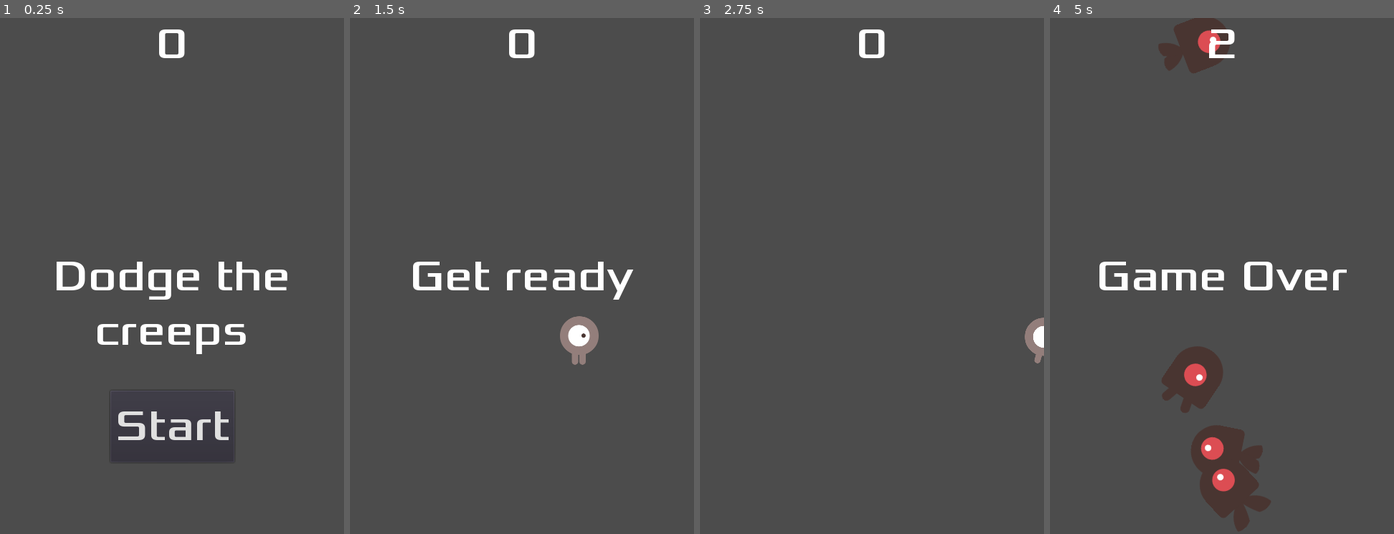
Above: before the commit, frames 1-4 (left to right).
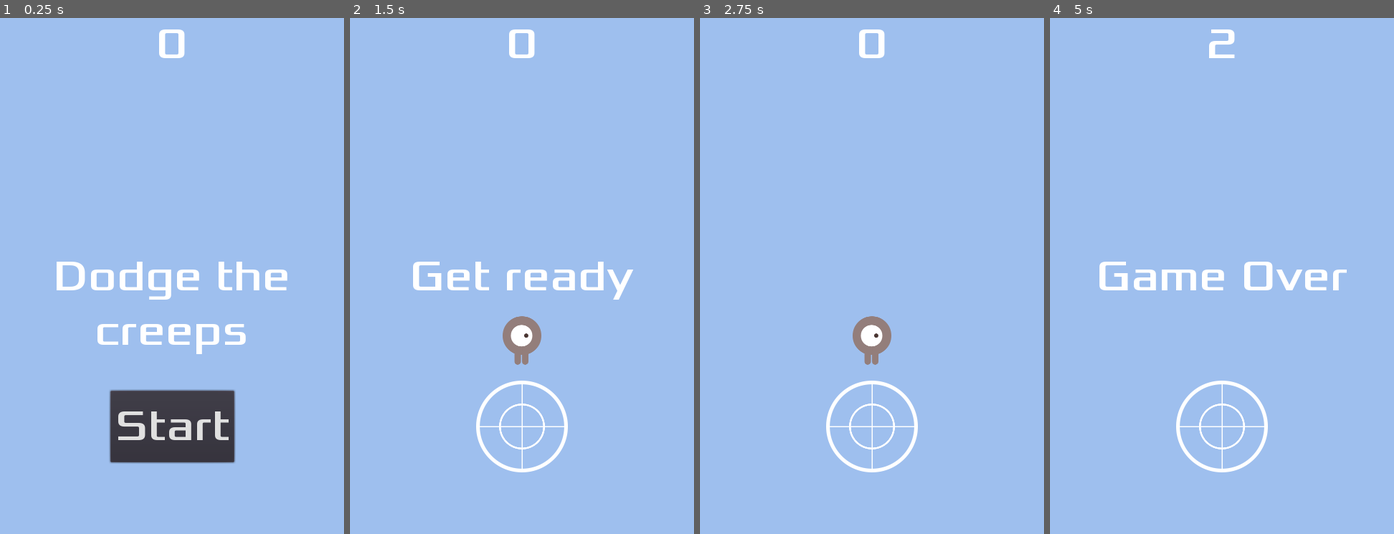
Above: after the commit, the same moments.

Repository: tkshnwesper/dodge
Game: Godot game, scene res://Main.tscn
The game is run twice, just before and just after one commit, with the same random seed, the same clock (stepped at 60 frames per second) and the same inputs.
Inputs (mouse positions are in pixels of both pictures, inside the frame that each line leads up to):
- Up to frame 1 (0.25 s): no input
- Up to frame 2 (1.5 s): click "Start" at 0.5 s; tap Enter at 1.25 s; move the mouse to (597, 250) at 1.27 s; hold Right (ui_right) from 1.28 s (still down); click (597, 250) at 1.42 s
- Up to frame 3 (2.75 s): release Right (ui_right) at 2 s; drag from (803, 301) to (854, 379) at 2.02 s
- Up to frame 4 (5 s): move the mouse to (1256, 162) at 2.77 s; hold Right (ui_right) 2.78-3.5 s; click (1256, 162) at 2.92 s; drag from (1204, 379) to (1118, 198) at 3.52 s; move the mouse to (1325, 353) at 4.27 s; hold Left (ui_left) from 4.28 s (still down); click (1325, 353) at 4.42 s

The runs differ from the first frame. In frame 1, 93% of the frame differs, in the area x 0-100%, y 0-100%; in frame 2, 99%; in frame 3, 100%; in frame 4, 99%.

Commit message:
add joystick support for touchscreens

Diff:
--- a/HUD.gd
+++ b/HUD.gd
@@ -2,8 +2,12 @@
 
 signal start_game
 
+export (bool) var is_joystick_enabled = true
+
 func _ready():
-	pass
+	is_joystick_enabled = OS.has_touchscreen_ui_hint()
+	print(is_joystick_enabled)
+	$Joystick.hide()
 
 func show_message(text):
 	$Message.text = text
@@ -19,6 +23,8 @@
 
 	yield(get_tree().create_timer(1), "timeout")
 	$StartButton.show()
+	if is_joystick_enabled:
+		$Joystick.hide()
 
 func update_score(score):
 	$ScoreLabel.text = str(score)
@@ -28,4 +34,6 @@
 
 func _on_StartButton_pressed():
 	$StartButton.hide()
+	if is_joystick_enabled:
+		$Joystick.show()
 	emit_signal("start_game")
--- a/HUD.tscn
+++ b/HUD.tscn
@@ -1,11 +1,18 @@
-[gd_scene load_steps=4 format=2]
+[gd_scene load_steps=7 format=2]
 
 [ext_resource path="res://Xolonium-Regular.ttf" type="DynamicFontData" id=1]
 [ext_resource path="res://HUD.gd" type="Script" id=2]
+[ext_resource path="res://Joystick/Joystick.tscn" type="PackedScene" id=4]
 
 [sub_resource type="DynamicFont" id=1]
 size = 60
 font_data = ExtResource( 1 )
+
+[sub_resource type="InputEventAction" id=2]
+action = "ui_select"
+
+[sub_resource type="ShortCut" id=3]
+shortcut = SubResource( 2 )
 
 [node name="HUD" type="CanvasLayer"]
 script = ExtResource( 2 )
@@ -44,6 +51,7 @@
 margin_right = 86.5
 margin_bottom = -100.0
 custom_fonts/font = SubResource( 1 )
+shortcut = SubResource( 3 )
 text = "Start"
 align = 0
 __meta__ = {
@@ -53,5 +61,13 @@
 [node name="MessageTimer" type="Timer" parent="."]
 wait_time = 2.0
 one_shot = true
+
+[node name="Joystick" parent="." instance=ExtResource( 4 )]
+anchor_left = 0.5
+anchor_right = 0.5
+margin_left = -150.0
+margin_right = 150.0
+rect_scale = Vector2( 0.5, 0.5 )
+visibility_mode = 1
 [connection signal="pressed" from="StartButton" to="." method="_on_StartButton_pressed"]
 [connection signal="timeout" from="MessageTimer" to="." method="_on_MessageTimer_timeout"]
--- /dev/null
+++ b/Joystick/Joystick.gd
@@ -0,0 +1,150 @@
+extends Control
+
+class_name Joystick
+
+# If the joystick is receiving inputs.
+var is_working := false
+
+# The joystick output.
+var output := Vector2.ZERO
+
+# FIXED: The joystick doesn't move.
+# DYNAMIC: Every time the joystick area is pressed, the joystick position is set on the touched position.
+# FOLLOWING: If the finger moves outside the joystick background, the joystick follows it.
+enum JoystickMode {FIXED, DYNAMIC, FOLLOWING}
+
+export(JoystickMode) var joystick_mode := JoystickMode.FIXED
+
+# REAL: return a vector with a lenght beetween 0 (deadzone) and 1; useful for implementing different velocity or acceleration.
+# NORMALIZED: return a normalized vector.
+enum VectorMode {REAL, NORMALIZED}
+
+export(VectorMode) var vector_mode := VectorMode.REAL
+
+# The color of the button when the joystick is in use.
+export(Color) var _pressed_color := Color.gray
+
+# The number of directions, e.g. a D-pad is joystick with 4 directions, keep 0 for a free joystick.
+export(int, 0, 12) var directions := 0
+
+# It changes the angle of simmetry of the directions.
+#export(int, -180, 180)
+export var simmetry_angle := 90
+
+#If the handle is inside this range, in proportion to the background size, the output is zero.
+export(float, 0, 0.5) var dead_zone := 0.2;
+
+#The max distance the handle can reach, in proportion to the background size.
+export(float, 0.5, 2) var clamp_zone := 1;
+
+#VISIBILITY_ALWAYS = Always visible.
+#VISIBILITY_TOUCHSCREEN_ONLY = Visible on touch screens only.
+enum VisibilityMode {ALWAYS , TOUCHSCREEN_ONLY }
+
+export(VisibilityMode) var visibility_mode := VisibilityMode.ALWAYS
+
+onready var _background := $Background
+onready var _handle := $Background/Handle
+onready var _original_color : Color = _handle.self_modulate
+onready var _original_position : Vector2 = _background.rect_position
+
+var _touch_index :int = -1
+
+func _ready() -> void:
+	if not OS.has_touchscreen_ui_hint() and visibility_mode == VisibilityMode.TOUCHSCREEN_ONLY:
+		hide()
+
+func _touch_started(event: InputEventScreenTouch) -> bool:
+	return event.pressed and _touch_index == -1
+
+func _touch_ended(event: InputEventScreenTouch) -> bool:
+	return not event.pressed and _touch_index == event.index
+
+func _input(event: InputEvent) -> void:
+	if not (event is InputEventScreenTouch or event is InputEventScreenDrag):
+		return
+
+	if event is InputEventScreenTouch:
+		if _touch_started(event) and _is_inside_control_rect(event.position, self):
+			if (joystick_mode == JoystickMode.DYNAMIC or joystick_mode == JoystickMode.FOLLOWING):
+				_center_control(_background, event.position)
+			if _is_inside_control_circle(event.position, _background):
+				_touch_index = event.index
+				_handle.self_modulate = _pressed_color
+		elif _touch_ended(event):
+			_reset()
+
+	elif event is InputEventScreenDrag and _touch_index == event.index:
+		var ray :float = _background.rect_size.x / 2
+		var dead_size := dead_zone * ray
+		var clamp_size := clamp_zone * ray
+
+		var center :Vector2 = _background.rect_global_position + (_background.rect_size / 2)
+		var vector :Vector2 = event.position - center
+
+		if vector.length() > dead_size:
+			if directions > 0:
+				vector = _directional_vector(vector, directions, deg2rad(simmetry_angle))
+
+			if vector_mode == VectorMode.NORMALIZED:
+				output = vector.normalized()
+				_center_control(_handle, output * clamp_size + center)
+			elif vector_mode == VectorMode.REAL:
+				var clamped_vector := vector.clamped(clamp_size)
+				output = vector.normalized() * (clamped_vector.length() - dead_size) / (clamp_size - dead_size)
+				_center_control(_handle, clamped_vector + center)
+
+			is_working = true
+			if joystick_mode == JoystickMode.FOLLOWING:
+				_following(vector)
+		else:
+			is_working = false
+			output = Vector2.ZERO
+			_reset_handle()
+			return
+
+func _center_control(control: Control, new_global_position: Vector2) -> void:
+	control.rect_global_position = new_global_position - (control.rect_size / 2)
+	#control.rect_global_position = new_global_position - control.rect_pivot_offset
+
+func _reset_handle():
+	_center_control(_handle, _background.rect_global_position + (_background.rect_size / 2))
+
+func _reset():
+	_touch_index = -1
+	is_working = false
+	output = Vector2.ZERO
+	_handle.self_modulate = _original_color
+	_background.rect_position = _original_position
+	_reset_handle()
+
+func _is_inside_control_rect(global_position: Vector2, control: Control) -> bool:
+	var x: bool = global_position.x > control.rect_global_position.x and global_position.x < control.rect_global_position.x + (control.rect_size.x * control.rect_scale.x)
+	var y: bool = global_position.y > control.rect_global_position.y and global_position.y < control.rect_global_position.y + (control.rect_size.y * control.rect_scale.y)
+	return x and y
+
+func _is_inside_control_circle(global_position: Vector2, control: Control) -> bool:
+	var ray := control.rect_size.x * control.rect_scale.x / 2
+	var center := control.rect_global_position + Vector2(ray, ray)
+	var ray_position := global_position - center
+	return ray_position.length_squared() < ray * ray
+
+func _following(vector: Vector2) -> void:
+	var clamp_size :float = clamp_zone * _background.rect_size.x / 2
+	if vector.length() > clamp_size:
+		var radius := vector.normalized() * clamp_size
+		var delta := vector - radius
+		var new_pos :Vector2 = _background.rect_position + delta
+		new_pos.x = clamp(new_pos.x, -_background.rect_size.x / 2, rect_size.x - _background.rect_size.x / 2)
+		new_pos.y = clamp(new_pos.y, -_background.rect_size.y / 2, rect_size.y - _background.rect_size.y / 2)
+		_background.rect_position = new_pos
+
+# warning-ignore:shadowed_variable
+func _directional_vector(vector: Vector2, n_directions: int, simmetry_angle := PI/2) -> Vector2:
+	var angle := (vector.angle() + simmetry_angle) / (PI / n_directions)
+	angle = floor(angle) if angle >= 0 else ceil(angle)
+	if abs(angle) as int % 2 == 1:
+		angle = angle + 1 if angle >= 0 else angle - 1
+	angle *= PI / n_directions
+	angle -= simmetry_angle
+	return Vector2(cos(angle), sin(angle)) * vector.length()
--- /dev/null
+++ b/Joystick/Joystick.tscn
@@ -0,0 +1,53 @@
+[gd_scene load_steps=3 format=2]
+
+[ext_resource path="res://Joystick/Joystick.gd" type="Script" id=1]
+[ext_resource path="res://Joystick/joystick_background_cross.png" type="Texture" id=2]
+
+[node name="Joystick" type="Control"]
+anchor_top = 1.0
+anchor_bottom = 1.0
+margin_top = -300.0
+margin_right = 300.0
+rect_pivot_offset = Vector2( 150, 150 )
+mouse_filter = 1
+script = ExtResource( 1 )
+__meta__ = {
+"_edit_use_anchors_": false
+}
+
+[node name="Background" type="TextureRect" parent="."]
+anchor_left = 0.5
+anchor_top = 0.5
+anchor_right = 0.5
+anchor_bottom = 0.5
+margin_left = -128.0
+margin_top = -128.0
+margin_right = 128.0
+margin_bottom = 128.0
+grow_horizontal = 2
+grow_vertical = 2
+rect_pivot_offset = Vector2( 128, 128 )
+texture = ExtResource( 2 )
+stretch_mode = 6
+__meta__ = {
+"_edit_use_anchors_": false
+}
+
+[node name="Handle" type="TextureRect" parent="Background"]
+anchor_left = 0.5
+anchor_top = 0.5
+anchor_right = 0.5
+anchor_bottom = 0.5
+margin_left = -64.0
+margin_top = -64.0
+margin_right = 64.0
+margin_bottom = 64.0
+grow_horizontal = 2
+grow_vertical = 2
+rect_scale = Vector2( 0.5, 0.5 )
+rect_pivot_offset = Vector2( 128, 128 )
+texture = ExtResource( 2 )
+stretch_mode = 6
+__meta__ = {
+"_edit_use_anchors_": false
+}
--- a/Main.gd
+++ b/Main.gd
@@ -11,6 +11,9 @@
 	$ScoreTimer.stop()
 	$MobTimer.stop()
 	$HUD.show_game_over()
+	get_tree().call_group("mobs", "queue_free")
+	$Music.stop()
+	$DeathSound.play()
 
 func new_game():
 	score = 0
@@ -18,6 +21,7 @@
 	$HUD.show_message("Get ready")
 	$Player.start($StartPosition.position)
 	$StartTimer.start()
+	$Music.play()
 
 
 func _on_ScoreTimer_timeout():
--- a/Main.tscn
+++ b/Main.tscn
@@ -1,9 +1,11 @@
-[gd_scene load_steps=6 format=2]
+[gd_scene load_steps=8 format=2]
 
 [ext_resource path="res://Player.tscn" type="PackedScene" id=1]
 [ext_resource path="res://Main.gd" type="Script" id=2]
 [ext_resource path="res://Mob.tscn" type="PackedScene" id=3]
 [ext_resource path="res://HUD.tscn" type="PackedScene" id=4]
+[ext_resource path="res://gameover.wav" type="AudioStream" id=5]
+[ext_resource path="res://House In a Forest Loop.ogg" type="AudioStream" id=6]
 
 [sub_resource type="Curve2D" id=1]
 _data = {
@@ -13,6 +15,15 @@
 [node name="Main" type="Node"]
 script = ExtResource( 2 )
 Mob = ExtResource( 3 )
+
+[node name="ColorRect" type="ColorRect" parent="."]
+anchor_right = 1.0
+anchor_bottom = 1.0
+color = Color( 0.623529, 0.752941, 0.937255, 1 )
+__meta__ = {
+"_edit_lock_": true,
+"_edit_use_anchors_": false
+}
 
 [node name="Player" parent="." instance=ExtResource( 1 )]
 
@@ -34,6 +45,12 @@
 [node name="MobSpawnLocation" type="PathFollow2D" parent="MobPath"]
 
 [node name="HUD" parent="." instance=ExtResource( 4 )]
+
+[node name="Music" type="AudioStreamPlayer" parent="."]
+stream = ExtResource( 6 )
+
+[node name="DeathSound" type="AudioStreamPlayer" parent="."]
+stream = ExtResource( 5 )
 [connection signal="hit" from="Player" to="." method="game_over"]
 [connection signal="timeout" from="MobTimer" to="." method="_on_MobTimer_timeout"]
 [connection signal="timeout" from="ScoreTimer" to="." method="_on_ScoreTimer_timeout"]
--- a/Mob.tscn
+++ b/Mob.tscn
@@ -10,11 +10,6 @@
 
 [sub_resource type="SpriteFrames" id=1]
 animations = [ {
-"frames": [ ExtResource( 1 ), ExtResource( 4 ) ],
-"loop": true,
-"name": "swim",
-"speed": 3.0
-}, {
 "frames": [ ExtResource( 6 ), ExtResource( 2 ) ],
 "loop": true,
 "name": "walk",
@@ -24,13 +19,20 @@
 "loop": true,
 "name": "fly",
 "speed": 3.0
+}, {
+"frames": [ ExtResource( 1 ), ExtResource( 4 ) ],
+"loop": true,
+"name": "swim",
+"speed": 3.0
 } ]
 
 [sub_resource type="CapsuleShape2D" id=2]
 radius = 36.0026
 height = 29.0698
 
-[node name="Mob" type="RigidBody2D"]
+[node name="Mob" type="RigidBody2D" groups=[
+"mobs",
+]]
 collision_mask = 0
 gravity_scale = 0.0
 script = ExtResource( 7 )
@@ -42,6 +44,7 @@
 scale = Vector2( 0.75, 0.75 )
 frames = SubResource( 1 )
 animation = "swim"
+frame = 1
 playing = true
 
 [node name="CollisionShape2D" type="CollisionShape2D" parent="."]
--- a/Player.gd
+++ b/Player.gd
@@ -19,18 +19,22 @@
 	screen_size = get_viewport_rect().size
 	hide()
 
-
 # Called every frame. 'delta' is the elapsed time since the previous frame.
 func _process(delta):
-	var velocity = Vector2()
-	if Input.is_action_pressed("ui_right"):
-		velocity.x += 1
-	if Input.is_action_pressed("ui_left"):
-		velocity.x -= 1
-	if Input.is_action_pressed("ui_up"):
-		velocity.y -= 1
-	if Input.is_action_pressed("ui_down"):
-		velocity.y += 1
+	var velocity
+
+	if $"../HUD".is_joystick_enabled:
+		velocity = $"../HUD/Joystick".output
+	else:
+		velocity = Vector2()
+		if Input.is_action_pressed("ui_right"):
+			velocity.x += 1
+		if Input.is_action_pressed("ui_left"):
+			velocity.x -= 1
+		if Input.is_action_pressed("ui_up"):
+			velocity.y -= 1
+		if Input.is_action_pressed("ui_down"):
+			velocity.y += 1
 
 	if velocity.length() > 0:
 		velocity = velocity.normalized() * speed
--- a/project.godot
+++ b/project.godot
@@ -8,21 +8,26 @@
 
 config_version=4
 
-_global_script_classes=[  ]
+_global_script_classes=[ {
+"base": "Control",
+"class": "Joystick",
+"language": "GDScript",
+"path": "res://Joystick/Joystick.gd"
+} ]
 _global_script_class_icons={
-
+"Joystick": ""
 }
 
 [application]
 
 config/name="dodge"
 run/main_scene="res://Main.tscn"
-config/icon="res://icon.png"
 
 [display]
 
 window/size/width=480
 window/size/height=720
+window/handheld/orientation="portrait"
 window/stretch/mode="2d"
 window/stretch/aspect="keep"
 
Binary file added: Joystick/joystick_background.png
Not shown, added: Joystick/joystick_background.png.import
Binary file added: Joystick/joystick_background_cross.png
Not shown, added: Joystick/joystick_background_cross.png.import
Binary file added: Joystick/joystick_circle.png
Not shown, added: Joystick/joystick_circle.png.import
Binary file added: Joystick/joystick_handle.png
Not shown, added: Joystick/joystick_handle.png.import
Not shown, added: export_presets.cfg
Not shown, added: gameover.wav.import
Not shown, removed: icon.png.import
Renamed: icon.png -> public/favicon.png
(and 10 more such lines)
